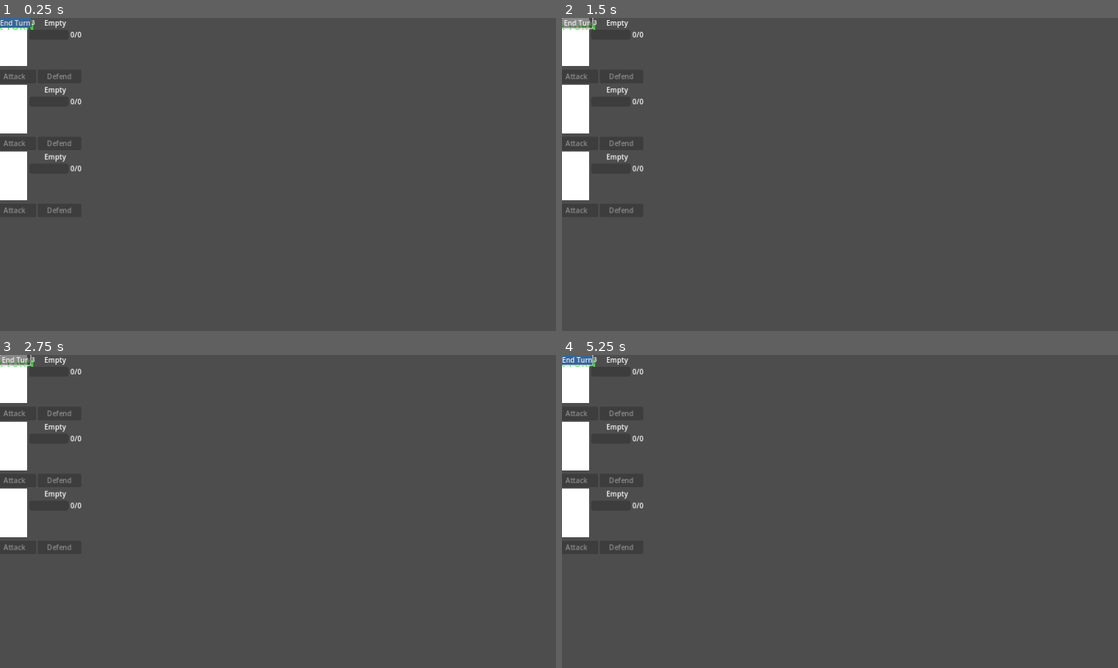
Above: before the commit, frames 1-4 (two rows, left to right).
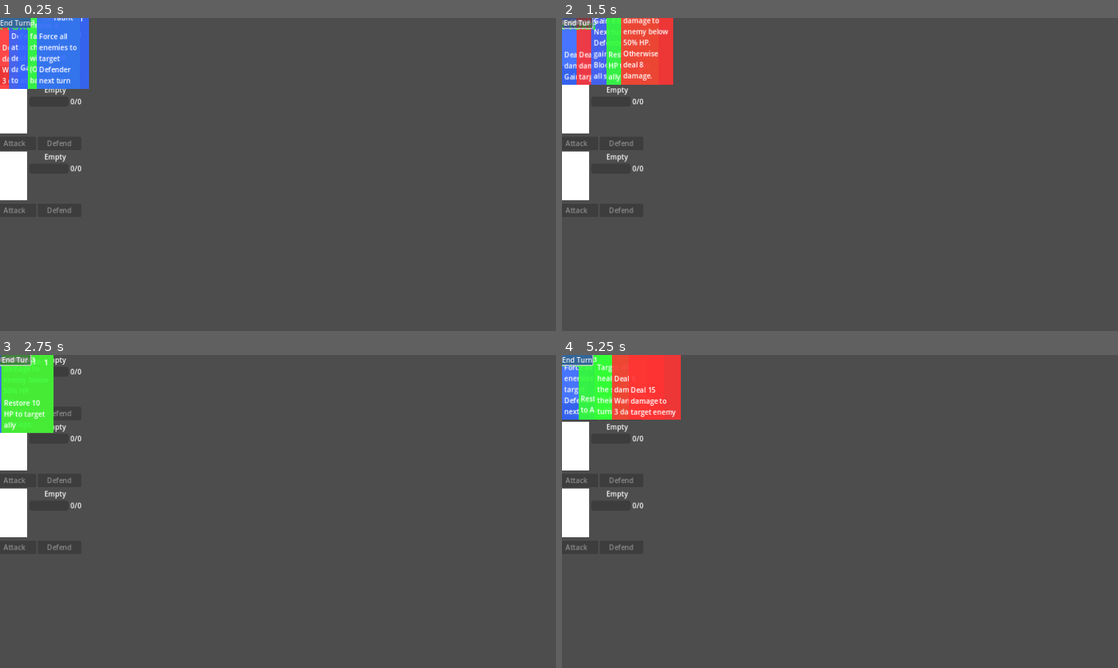
Above: after the commit, the same moments.

Repository: DaveEstey/als-tavern
Game: Godot game, scene res://scenes/battle/battle_scene.tscn
The game is run twice, just before and just after one commit, with the same random seed, the same clock (stepped at 60 frames per second) and the same inputs. This scene is started directly instead of the project's main scene.
Inputs (mouse positions are in pixels of both pictures, inside the frame that each line leads up to):
- Up to frame 1 (0.25 s): no input
- Up to frame 2 (1.5 s): click "End Turn" at 0.5 s; click "End Turn" at 1.25 s
- Up to frame 3 (2.75 s): click "End Turn" at 2 s
- Up to frame 4 (5.25 s): move the mouse to (962, 495) at 2.77 s; click (962, 495) at 2.92 s; tap Enter at 3.5 s; drag from (728, 527) to (812, 574) at 3.52 s; move the mouse to (895, 442) at 4.27 s; click (895, 442) at 4.42 s; tap Space at 5 s; drag from (812, 574) to (673, 464) at 5.02 s

The runs differ from the first frame. In frame 1, 3.4% of the frame differs, in the area x 0-16%, y 0-23%; in frame 2, 4.2%; in frame 3, 2.3%; in frame 4, 4.2%, in the area x 0-22%, y 0-21%.
Error before the commit: Invalid call to function 'update_display' in base 'Control (ChampionDisplay)'. Expected 0 arguments. (res://scripts/battle/battle_scene.gd:287)
Error after the commit: Invalid call to function 'update_display' in base 'Control (ChampionDisplay)'. Expected 0 arguments. (res://scripts/battle/battle_scene.gd:290)

Commit message:
Implement card UI integration with battle system
This commit fully integrates the card UI system with the battle scene, allowing
players to see and play cards during battles.

Changes to scripts/ui/card_ui.gd:
- Fixed CardDatabase method call: get_card() -> get_card_data()
- Fixed card data field access: champion_id -> champion
- Updated champion color mapping to match actual champion IDs
  (warrior, defender, healer, fire_knight)

Changes to scripts/ui/hand_ui.gd:
- Preloaded card_ui_scene PackedScene
- Connected card_ui signals (card_dropped) in add_card_to_hand()
- Initialized card UI instances with card_id
- Added current_card_id state variable for tracking selected cards
- Implemented all card_id TODOs:
  * _on_card_dropped: Get target_type from CardDatabase
  * _on_champion_clicked: Use current_card_id instead of placeholder
  * _on_enemy_clicked: Use current_card_id instead of placeholder
  * _auto_execute_all_targets: Use current_card_id instead of placeholder
  * remove_card_from_hand: Match cards by ID using get_card_id()
  * get_card_ui_by_id: Implemented card lookup by ID
- Clear current_card_id in exit_targeting_mode()

Changes to scripts/battle/battle_scene.gd:
- Connected hand_ui.card_play_requested signal in _connect_ui_signals()
- Added _on_card_play_requested() handler to process card plays
- Handler calls battle_manager.play_card() and updates displays

Integration flow:
1. hand_ui displays card_ui instances with card data
2. Player drags card onto champion
3. card_ui emits card_dropped signal
4. hand_ui receives signal, determines targeting requirements
5. hand_ui emits card_play_requested signal
6. battle_scene receives signal, calls battle_manager.play_card()
7. Card effect executes and displays update

Diff:
--- a/scripts/battle/battle_scene.gd
+++ b/scripts/battle/battle_scene.gd
@@ -149,6 +149,9 @@
 	if continue_button:
 		continue_button.pressed.connect(_on_continue_button_pressed)
 
+	if hand_ui and hand_ui.has_signal("card_play_requested"):
+		hand_ui.card_play_requested.connect(_on_card_play_requested)
+
 
 ## Called when a new turn phase starts
 func _on_turn_started(phase: String) -> void:
@@ -371,6 +374,23 @@
 		battle_manager.end_player_turn()
 
 
+## Called when player requests to play a card
+func _on_card_play_requested(card_id: String, champion_index: int, target_indices: Array[int]) -> void:
+	print("BattleScene: Card play requested - %s by champion %d" % [card_id, champion_index])
+
+	if not battle_manager:
+		return
+
+	# Attempt to play the card
+	var success = battle_manager.play_card(card_id, champion_index, target_indices)
+
+	if success:
+		# Update displays after successful card play
+		update_all_displays()
+	else:
+		print("BattleScene: Failed to play card %s" % card_id)
+
+
 ## Show the victory or defeat screen with results
 func _show_victory_defeat_screen(victory: bool) -> void:
 	if not victory_defeat_screen:
--- a/scripts/ui/card_ui.gd
+++ b/scripts/ui/card_ui.gd
@@ -137,7 +137,7 @@
 		card_id: The unique identifier of the card to load
 	"""
 	# Get card data from CardDatabase (assuming it's a global autoload)
-	card_data = CardDatabase.get_card(card_id)
+	card_data = CardDatabase.get_card_data(card_id)
 
 	if card_data.is_empty():
 		push_error("Card with ID '%s' not found in CardDatabase" % card_id)
@@ -157,7 +157,7 @@
 		description_label.text = card_data.get("description", "")
 
 	# Set background color based on champion
-	var champion_id = card_data.get("champion_id", "")
+	var champion_id = card_data.get("champion", "")
 	var champion_color = get_champion_color(champion_id)
 	if background_panel:
 		background_panel.color = champion_color
@@ -279,13 +279,12 @@
 	Returns:
 		Color: RGBA color for the champion, or default gray if not found
 	"""
-	# Color mapping for different champions
+	# Color mapping for different champions (matches data/champions.json)
 	var champion_colors: Dictionary = {
-		"champion_1": Color(0.8, 0.2, 0.2, 0.9),  # Red
-		"champion_2": Color(0.2, 0.8, 0.2, 0.9),  # Green
-		"champion_3": Color(0.2, 0.2, 0.8, 0.9),  # Blue
-		"champion_4": Color(0.8, 0.8, 0.2, 0.9),  # Yellow
-		"champion_5": Color(0.8, 0.2, 0.8, 0.9),  # Magenta
+		"warrior": Color(1.0, 0.2, 0.2, 0.9),      # Red
+		"defender": Color(0.2, 0.4, 1.0, 0.9),    # Blue
+		"healer": Color(0.2, 1.0, 0.2, 0.9),      # Green
+		"fire_knight": Color(1.0, 0.6, 0.2, 0.9)  # Orange
 	}
 
 	# Return color if champion exists, otherwise default gray
--- a/scripts/ui/hand_ui.gd
+++ b/scripts/ui/hand_ui.gd
@@ -19,7 +19,7 @@
 signal card_play_requested(card_id: String, champion_index: int, target_indices: Array[int])
 
 # Exported/Inspector properties
-@export var card_ui_scene: PackedScene  # Should be preloaded with: preload("res://scenes/ui/card_ui.tscn")
+@export var card_ui_scene: PackedScene = preload("res://scenes/ui/card_ui.tscn")
 
 # References
 @onready var cards_container: HBoxContainer = $CardsContainer
@@ -30,6 +30,7 @@
 var targeting_mode: bool = false
 var target_type: String = ""
 var current_champion_index: int = -1
+var current_card_id: String = ""
 
 
 func _ready() -> void:
@@ -48,8 +49,8 @@
 
 
 # Add a card UI to the hand
-# _card_id: The unique identifier for the card (currently unused until card_ui fully implemented)
-func add_card_to_hand(_card_id: String) -> void:
+# card_id: The unique identifier for the card
+func add_card_to_hand(card_id: String) -> void:
 	if not card_ui_scene:
 		push_error("card_ui_scene not set in HandUI. Ensure card_ui_scene is assigned in inspector or preloaded.")
 		return
@@ -58,21 +59,25 @@
 	cards_container.add_child(card_ui)
 	current_cards.append(card_ui)
 
-	# TODO: Connect card_ui signals when card_ui.gd is ready
-	# card_ui.card_selected.connect(_on_card_selected.bind(card_ui))
-	# card_ui.card_dropped.connect(_on_card_dropped.bind(card_id))
+	# Initialize card with data
+	if card_ui.has_method("initialize"):
+		card_ui.initialize(card_id)
+
+	# Connect card signals
+	if card_ui.has_signal("card_dropped"):
+		card_ui.card_dropped.connect(_on_card_dropped)
 
 
 # Remove a card UI from the hand by card ID
-# _card_id: The unique identifier for the card to remove (currently unused until card_ui fully implemented)
-func remove_card_from_hand(_card_id: String) -> void:
+# card_id: The unique identifier for the card to remove
+func remove_card_from_hand(card_id: String) -> void:
 	for i in range(current_cards.size() - 1, -1, -1):
 		var card_ui = current_cards[i]
-		# TODO: Match by card_id when card_ui stores this information
-		# if card_ui.card_id == card_id:
-		card_ui.queue_free()
-		current_cards.remove_at(i)
-		break
+		# Match by card_id using the get_card_id() method
+		if card_ui.has_method("get_card_id") and card_ui.get_card_id() == card_id:
+			card_ui.queue_free()
+			current_cards.remove_at(i)
+			break
 
 	if selected_card and not selected_card.is_node_valid():
 		selected_card = null
@@ -96,9 +101,11 @@
 # target_indices: The target indices (empty array if targeting mode needed)
 func _on_card_dropped(card_id: String, champion_index: int, target_indices: Array[int]) -> void:
 	current_champion_index = champion_index
-
-	# TODO: Get target_type from card data
-	var card_target_type: String = "single_enemy"  # Placeholder
+	current_card_id = card_id
+
+	# Get target_type from card data
+	var card_data: Dictionary = CardDatabase.get_card_data(card_id)
+	var card_target_type: String = card_data.get("target_type", "single_enemy")
 
 	# For single target types, enter targeting mode
 	if target_indices.is_empty() and card_target_type not in ["all_enemies", "all_allies"]:
@@ -134,6 +141,7 @@
 	target_type = ""
 	selected_card = null
 	current_champion_index = -1
+	current_card_id = ""
 
 	# TODO: Clear highlighting when champion/enemy display systems are ready
 	# _clear_target_highlighting()
@@ -147,12 +155,9 @@
 
 	# Only allow targeting allies if target_type requires it
 	if target_type in ["single_ally", "all_allies"]:
-		if selected_card:
-			# TODO: Get card_id from selected_card
-			var card_id: String = ""  # Placeholder
-			var target_indices: Array[int] = [champion_index]
-			card_play_requested.emit(card_id, current_champion_index, target_indices)
-			exit_targeting_mode()
+		var target_indices: Array[int] = [champion_index]
+		card_play_requested.emit(current_card_id, current_champion_index, target_indices)
+		exit_targeting_mode()
 
 
 # Handle enemy being clicked during targeting
@@ -163,12 +168,9 @@
 
 	# Only allow targeting enemies if target_type requires it
 	if target_type in ["single_enemy", "all_enemies"]:
-		if selected_card:
-			# TODO: Get card_id from selected_card
-			var card_id: String = ""  # Placeholder
-			var target_indices: Array[int] = [enemy_index]
-			card_play_requested.emit(card_id, current_champion_index, target_indices)
-			exit_targeting_mode()
+		var target_indices: Array[int] = [enemy_index]
+		card_play_requested.emit(current_card_id, current_champion_index, target_indices)
+		exit_targeting_mode()
 
 
 # Highlight valid targets based on target_type
@@ -209,10 +211,8 @@
 			for i in range(champion_count):
 				target_indices.append(i)
 
-	if selected_card and not target_indices.is_empty():
-		# TODO: Get card_id from selected_card
-		var card_id: String = ""  # Placeholder
-		card_play_requested.emit(card_id, current_champion_index, target_indices)
+	if not target_indices.is_empty():
+		card_play_requested.emit(current_card_id, current_champion_index, target_indices)
 		exit_targeting_mode()
 
 
@@ -225,10 +225,9 @@
 
 # Get the card UI by card ID
 # Returns null if card not found
-func get_card_ui_by_id(_card_id: String) -> Control:
+func get_card_ui_by_id(card_id: String) -> Control:
 	for card_ui in current_cards:
-		# TODO: Match by card_id when card_ui stores this information
-		# if card_ui.card_id == card_id:
-		#	return card_ui
-		pass
+		# Match by card_id using the get_card_id() method
+		if card_ui.has_method("get_card_id") and card_ui.get_card_id() == card_id:
+			return card_ui
 	return null
